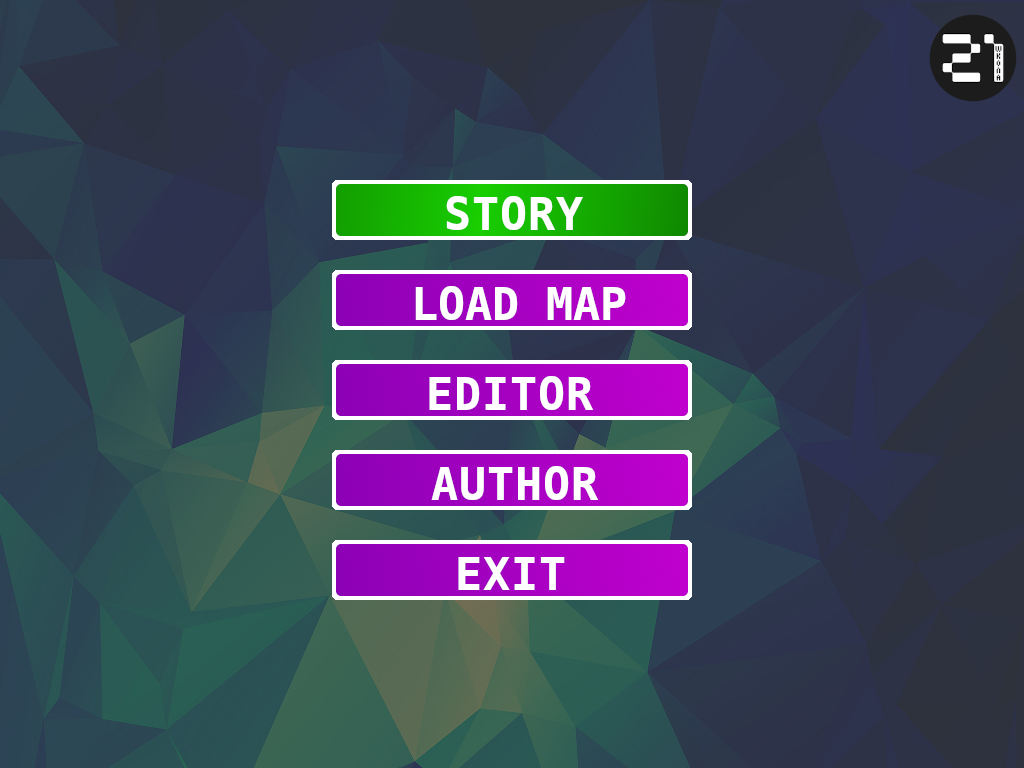
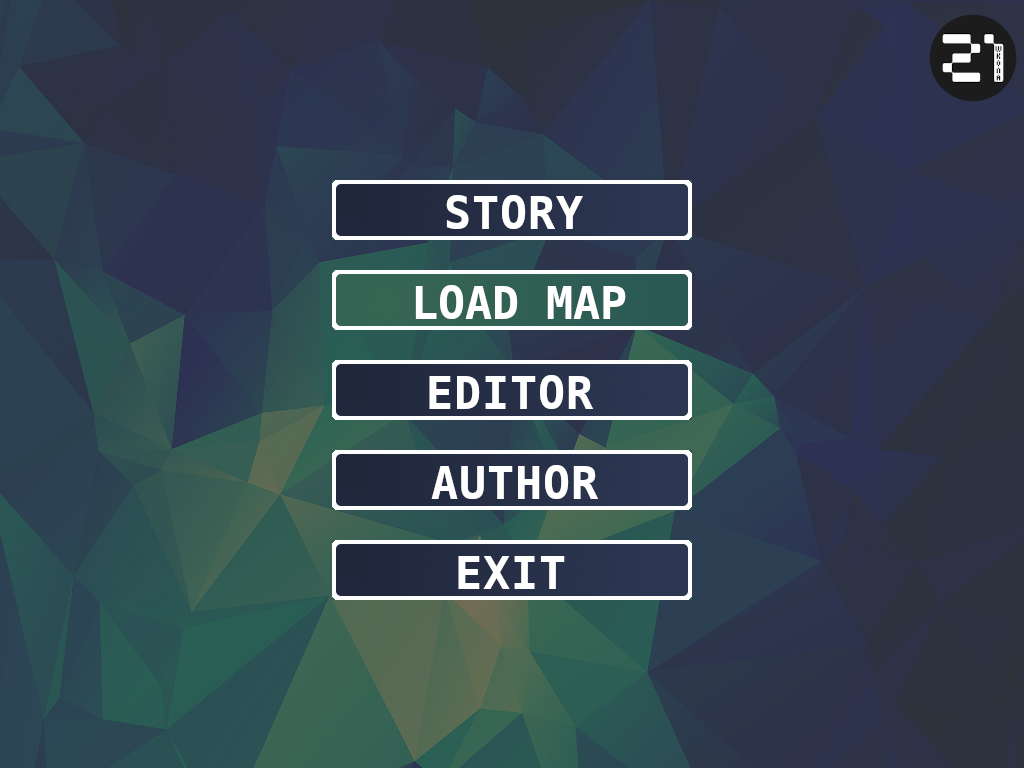
Layers edited between the first and the second w=1024, h=768 image:
renamed "m_exit_dis.png" to "m_exit_norm.png", painted on it over [left=332, top=540, right=692, bottom=600]
renamed "m_author_dis.png" to "m_author_norm.png", moved it above "m_editor_norm.png", painted on it over [left=332, top=450, right=692, bottom=510]
renamed "m_editor_dis.png" to "m_editor_norm.png", painted on it over [left=332, top=360, right=692, bottom=420]
renamed "m_load_dis.png" to "m_load_act.png", moved it above "m_story_norm.png", painted on it over [left=332, top=270, right=692, bottom=330]
renamed "m_story_act.png" to "m_story_norm.png", painted on it over [left=332, top=180, right=692, bottom=240]
hid "Background" over [left=332, top=180, right=692, bottom=600]
